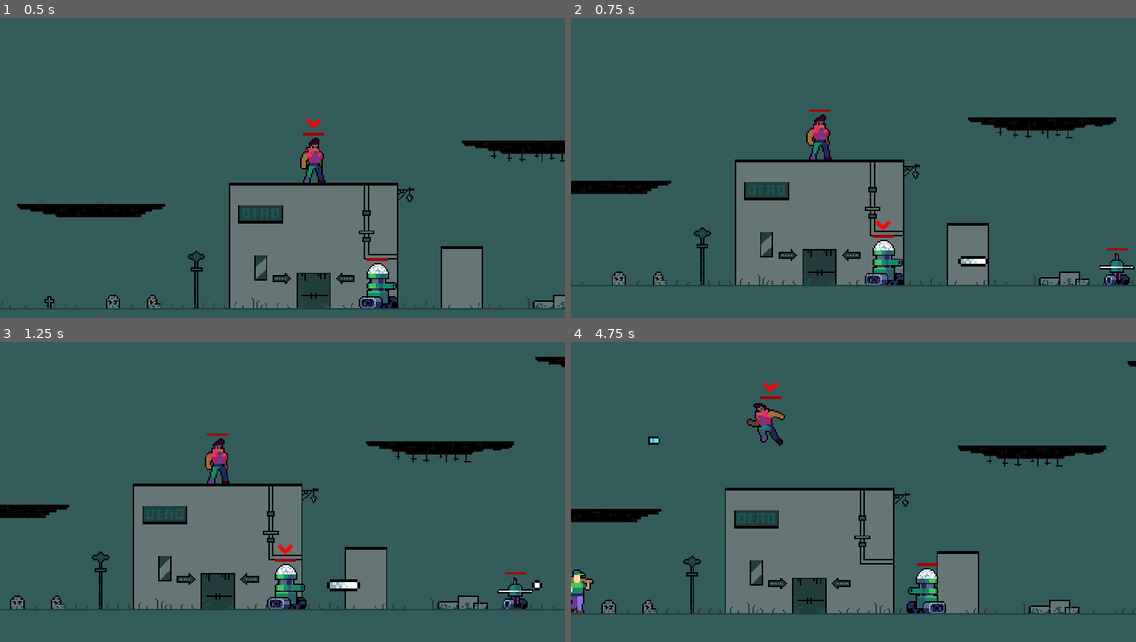
Above: before the commit, frames 1-4 (two rows, left to right).
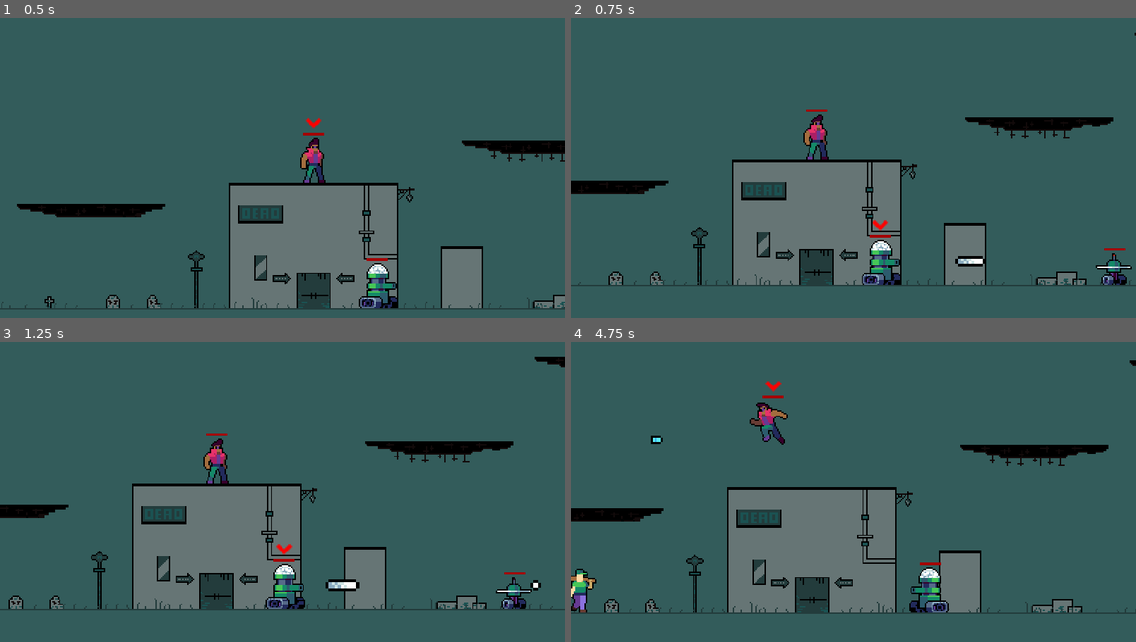
Above: after the commit, the same moments.

Repository: ericvennemeyer/taqueria-ultima
Game: Godot game, scene res://Scenes/world.tscn
Same seed, same stepped clock (60 frames per second), same inputs: the game is played once before the commit and once after it.
Inputs:
- Up to frame 1 (0.5 s): no input
- Up to frame 2 (0.75 s): tap Enter (change_player) at 0.5 s; hold D (move_right) from 0.53 s (still down); hold K (attack) from 0.53 s (still down)
- Up to frame 3 (1.25 s): keep holding D (move_right); keep holding K (attack); tap Space (jump) at 0.77 s
- Up to frame 4 (4.75 s): release K (attack) at 1.28 s; tap K (attack) at 1.35, 2.85, 4.55 s; tap Space (jump) at 1.52, 3.02, 3.77, 4.52 s; release D (move_right) at 2.03 s; hold A (move_left) 2.03-2.78 s; hold K (attack) 2.03-2.78 s; tap Enter (change_player) at 2.1, 4.35 s; hold D (move_right) 2.78-4.28 s; hold K (attack) 3.53-4.28 s; hold A (move_left) from 4.28 s (still down)

Frame 1 is identical in both runs. In frame 2, 3.9% of the frame differs, in the area x 0-100%, y 4-89%; in frame 3, 2.5%; in frame 4, 4.8%, in the area x 0-100%, y 6-91%.

Commit message:
Finish camera shake effect.

Diff:
--- a/Scenes/world.tscn
+++ b/Scenes/world.tscn
@@ -1,7 +1,7 @@
 [gd_scene load_steps=16 format=3 uid="uid://d2pob0ffnaeal"]
 
 [ext_resource type="Script" path="res://Scripts/world.gd" id="1_qihp8"]
-[ext_resource type="Script" path="res://Components/shake_component.gd" id="2_drkny"]
+[ext_resource type="Script" path="res://Scripts/camera_container.gd" id="2_rroqn"]
 [ext_resource type="PackedScene" uid="uid://cpx1ygw3suhcn" path="res://Scenes/player.tscn" id="3_uj7fh"]
 [ext_resource type="PackedScene" uid="uid://dwgdoxctxjlc0" path="res://Scenes/ladder.tscn" id="3_wcnyj"]
 [ext_resource type="Texture2D" uid="uid://cet5ypxdip8ei" path="res://Assets/Tilesets/Dead Tileset V1.png" id="5_eayi0"]
@@ -647,6 +647,7 @@
 script = ExtResource("1_qihp8")
 
 [node name="CameraContainer" type="Node2D" parent="."]
+script = ExtResource("2_rroqn")
 
 [node name="Camera2D" type="Camera2D" parent="CameraContainer"]
 zoom = Vector2(1.5, 1.5)
@@ -660,12 +661,6 @@
 
 [node name="Player" parent="Player-Controlled" instance=ExtResource("3_uj7fh")]
 position = Vector2(320, 240)
-
-[node name="ShakeComponent" type="Node" parent="Player-Controlled/Player" node_paths=PackedStringArray("node")]
-script = ExtResource("2_drkny")
-node = NodePath("../../../CameraContainer")
-shake_amount = 10.0
-shake_duration = 0.2
 
 [node name="TankBot" parent="Player-Controlled" instance=ExtResource("7_7je4c")]
 position = Vector2(368, 335)
@@ -706,3 +701,6 @@
 layer_3/name = "Terrain  2"
 layer_3/z_index = -1
 layer_3/tile_data = PackedInt32Array(1376245, 0, 12, 1376246, 65536, 12, 1376247, 131072, 12, 1376248, 196608, 12, 1376 …(1134 unchanged characters)…
+
+[connection signal="hero_gun_fired" from="Player-Controlled/Player" to="." method="_on_player_hero_gun_fired"]
+[connection signal="tankbot_gun_fired" from="Player-Controlled/TankBot" to="." method="_on_tank_bot_tankbot_gun_fired"]
--- /dev/null
+++ b/Scripts/camera_container.gd
@@ -0,0 +1,20 @@
+extends Node2D
+
+var shake = 0
+
+# This is the function that activates this component
+func tween_shake(shake_amount: float, shake_duration: float):
+	# Set the shake to the shake amount (shake is the value used in the process function to
+	# shake the node)
+	shake = shake_amount
+
+	# Create a tween
+	var tween = create_tween()
+
+	# Tween the shake value from current down to 0 over the shake duration
+	tween.tween_property(self, "shake", 0.0, shake_duration).from_current()
+
+func _physics_process(delta: float) -> void:
+	# Manipulate the position of the node by the shake amount every physics frame
+	# Use randf_range to pick a random x and y value using the shake value
+	position = Vector2(randf_range(-shake, shake), randf_range(-shake, shake))
--- a/Scripts/player.gd
+++ b/Scripts/player.gd
@@ -1,6 +1,7 @@
 class_name Player
 extends CharacterBody2D
 
+signal hero_gun_fired
 signal player_died(character)
 
 @export var movement_data: PlayerMovementData
@@ -26,7 +27,6 @@
 @onready var coyote_jump_timer = $CoyoteJumpTimer
 @onready var spawner_component: SpawnerComponent = $Sprites/SpawnerComponent
 @onready var hurtbox_component: HurtboxComponent = $HurtboxComponent
-@onready var shake_component: ShakeComponent = $ShakeComponent
 
 
 func _ready() -> void:
@@ -103,7 +103,7 @@
 func fire_bullet():
 	var bullet = spawner_component.spawn()
 	bullet.move_component.velocity.x = bullet.move_component.velocity.x * sprites.scale.x
-	shake_component.tween_shake()
+	hero_gun_fired.emit()
 
 
 func handle_hurt():
--- a/Scripts/tank_bot.gd
+++ b/Scripts/tank_bot.gd
@@ -1,6 +1,7 @@
 class_name TankBot
 extends CharacterBody2D
 
+signal tankbot_gun_fired
 signal player_died(character)
 
 @export var movement_data: PlayerMovementData
@@ -64,7 +65,7 @@
 func fire_bullet():
 	var bullet = spawner_component.spawn()
 	bullet.move_component.velocity.x = bullet.move_component.velocity.x * sprites.scale.x
-	#shake_component.tween_shake()
+	tankbot_gun_fired.emit()
 
 
 func handle_hurt():
--- a/Scripts/world.gd
+++ b/Scripts/world.gd
@@ -4,6 +4,7 @@
 var current_player
 var score: int = 0
 
+@onready var camera_container: Node2D = $CameraContainer
 @onready var camera_2d: Camera2D = $CameraContainer/Camera2D
 @onready var player_controlled: Node = $"Player-Controlled"
 @onready var enemies: Node = $Enemies
@@ -64,3 +65,11 @@
 				#index = player_characters_array.find(player)
 		#player_characters_array.remove_at(index)
 		pass
+
+
+func _on_player_hero_gun_fired() -> void:
+	camera_container.tween_shake(10.0, 0.2)
+
+
+func _on_tank_bot_tankbot_gun_fired() -> void:
+	camera_container.tween_shake(20.0, 0.4)
